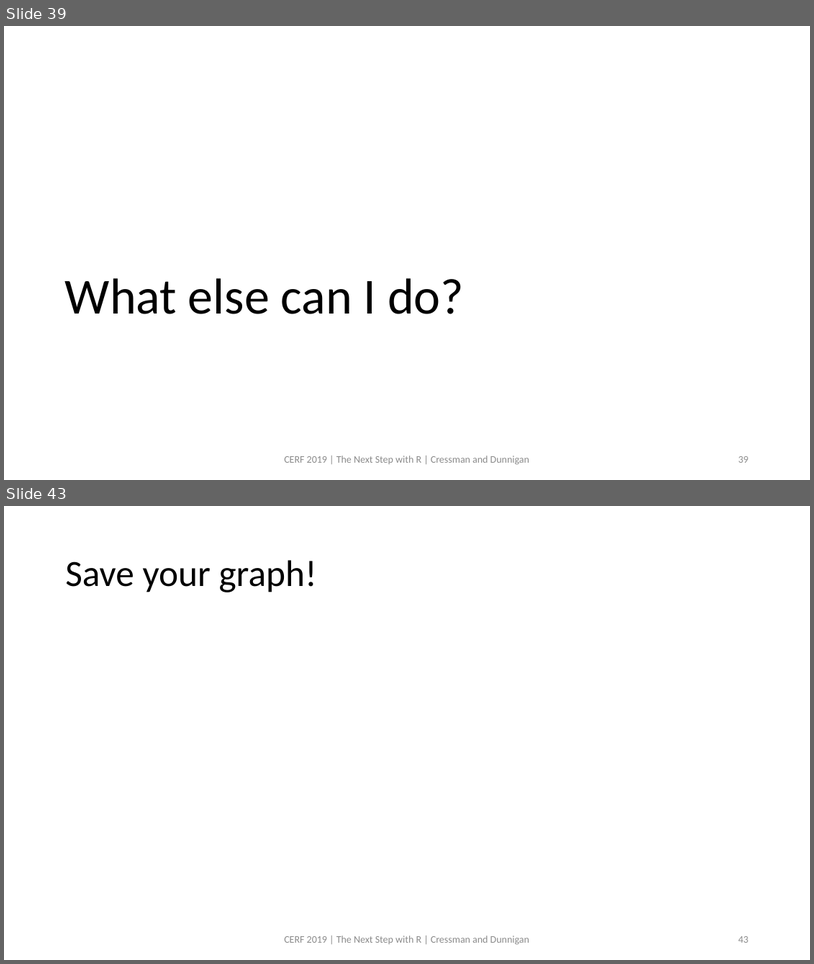
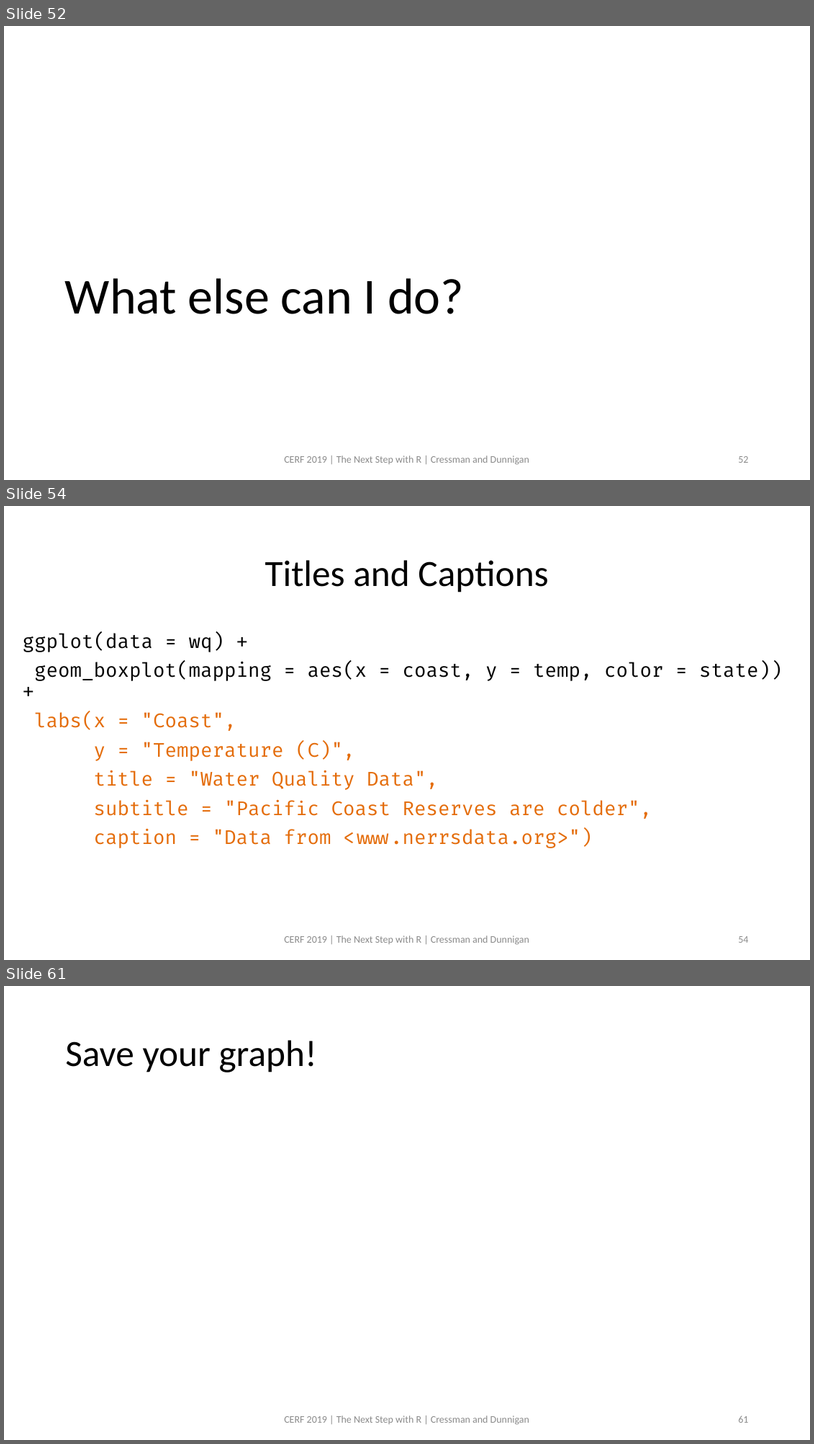
Before and after one commit to swmpkim/2019_CERF, a slide deck: slides/01_Visualize.pptx. Shown one above the other, each under a label of ours: slides 39 and 43 before the commit, slides 52, 54 and 61 after it; the slides between them are not shown. The pictures are 814x964 and 814x1444 pixels, drawn with LibreOffice and Linux fonts; fonts in the diff are those of the drawing. Boxes give left, top, right and bottom in pixels: in the first picture for what was removed or moved away, otherwise in the second. Text is boxed around its words. In the diff, an @@ line names an element or a change of style, - is before the commit and + after.

```diff
--- a/slides/01_Visualize.pptx
+++ b/slides/01_Visualize.pptx
@@ slide 54 added at <box>4,506,810,960</box>, background #FFFFFF @@
@@ title added at <box>265,560,548,592</box>, 44 pt, text #000000 @@
+Titles and Captions
@@ text added at <box>23,632,782,848</box>, 23 pt, text #E46C0A @@
+ggplot(data = wq) +
+geom_boxplot(mapping = aes(x = coast, y = temp, color = state)) +
+labs(x = "Coast",
+y = "Temperature (C)",
+title = "Water Quality Data",
+subtitle = "Pacific Coast Reserves are colder",
+caption = "Data from <www.nerrsdata.org>")
@@ text added at <box>284,935,530,944</box>, 12 pt, text #8C8C8C @@
+CERF 2019 | The Next Step with R | Cressman and Dunnigan
@@ page number added at <box>738,936,748,942</box>, 12 pt, text #8C8C8C @@
+54
@@ what was slide 39 is now slide 52 @@
@@ page number at <box>738,456,748,462</box>: text changed @@
-39
+52
@@ what was slide 43 is now slide 61 @@
@@ page number at <box>738,1416,748,1422</box>: text changed @@
-43
+61
```
Also in this commit, not shown: 14 slides changed, 17 other slides added, 1 other file.
